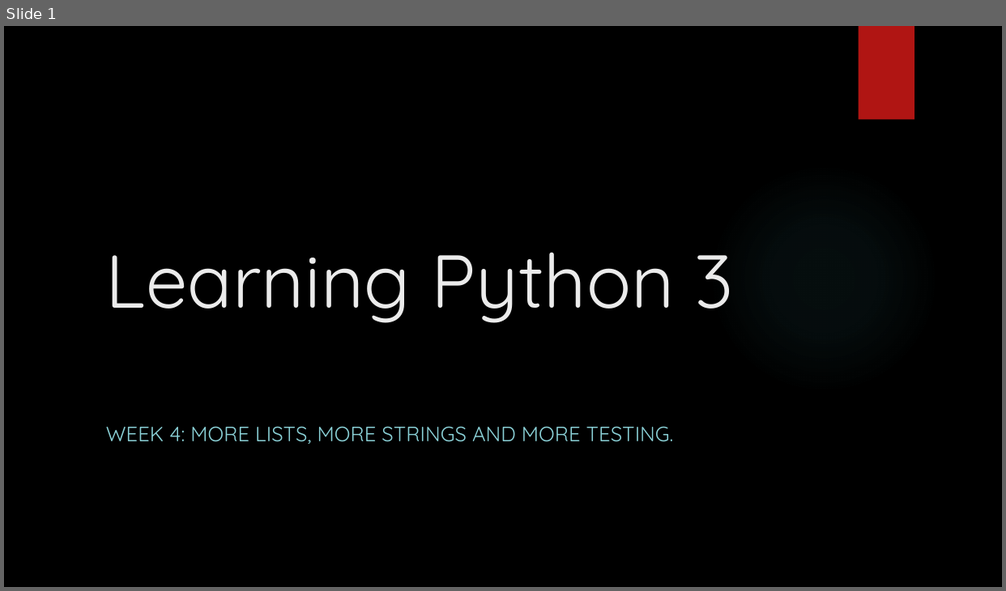
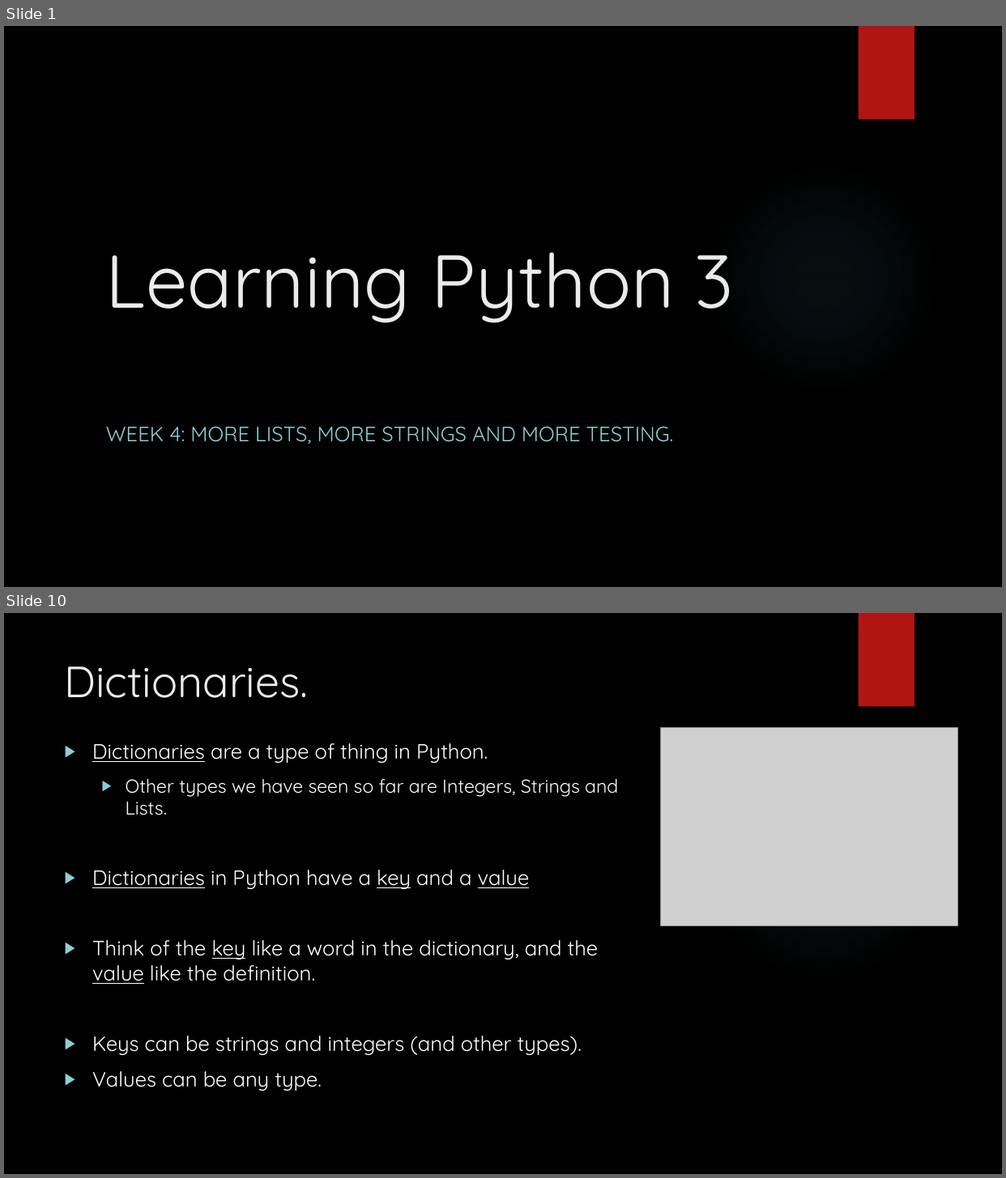
Before and after one commit to davidgroves/DGM_Tutorials, a slide deck: week5/week5.pptx. Shown one above the other, each under a label of ours: slide 1 before the commit, slides 1 and 10 after it; the slides between them are not shown. The pictures are 1006x591 and 1006x1178 pixels, drawn with LibreOffice and Linux fonts; fonts in the diff are those of the drawing; grey boxes stand for pictures; background and template pictures are left out. Boxes give left, top, right and bottom in pixels: in the first picture for what was removed or moved away, otherwise in the second. Text is boxed around its words. In the diff, an @@ line names an element or a change of style, - is before the commit and + after.

```diff
--- a/week5/week5.pptx
+++ b/week5/week5.pptx
@@ slide 10 added at [4, 613, 1002, 1174], background picture (left out); not listed: 2 template elements that a slide beside it also shows @@
@@ title added at [65, 666, 309, 698], 42 pt, text #EBEBEB @@
+Dictionaries.
@@ picture added at [661, 728, 957, 926] @@
@@ text added at [92, 743, 618, 1091], 20 pt, text #FFFFFF @@
+▶ Dictionaries are a type of thing in Python.
+  ▶ Other types we have seen so far are Integers, Strings and Lists.
+▶ Dictionaries in Python have a key and a value
+▶ Think of the key like a word in the dictionary, and the value like the definition.
+▶ Keys can be strings and integers (and other types).
+▶ Values can be any type.
```
Also in this commit, not shown: 2 slides changed, 30 other slides added, 20 slides removed.
